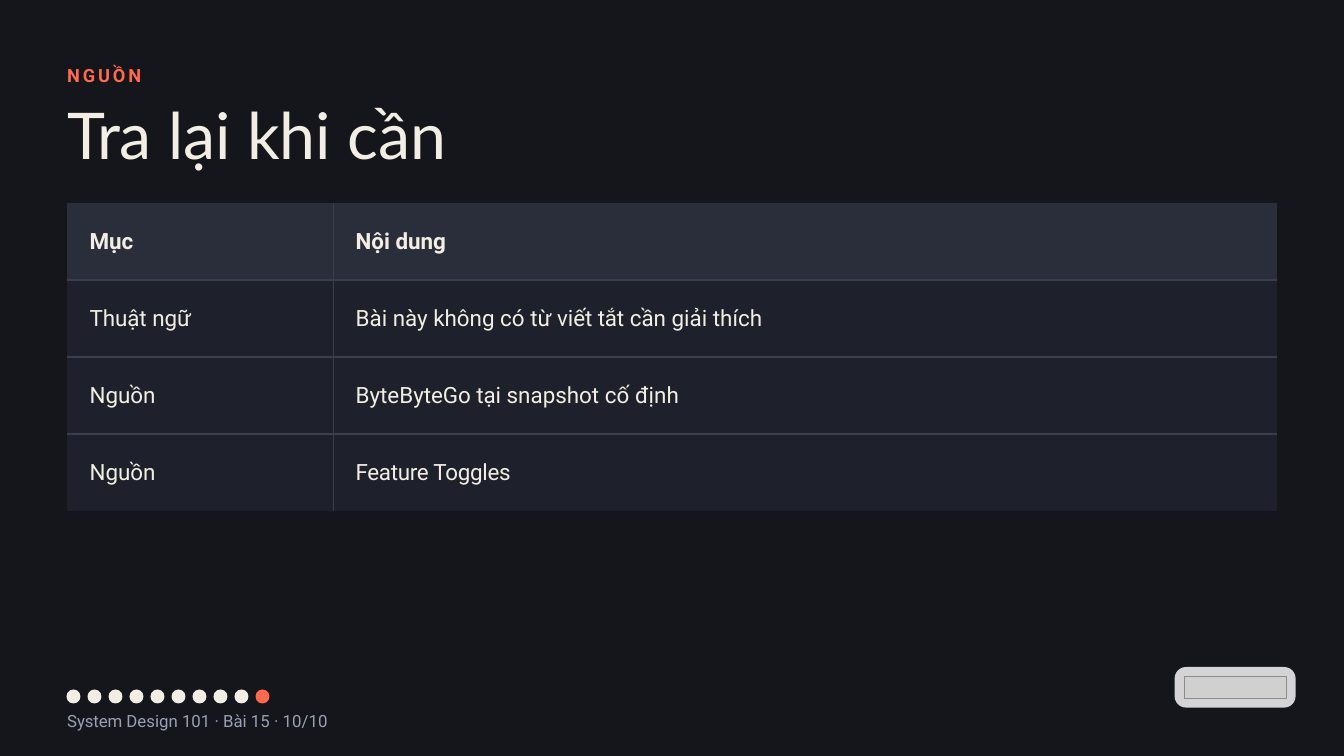
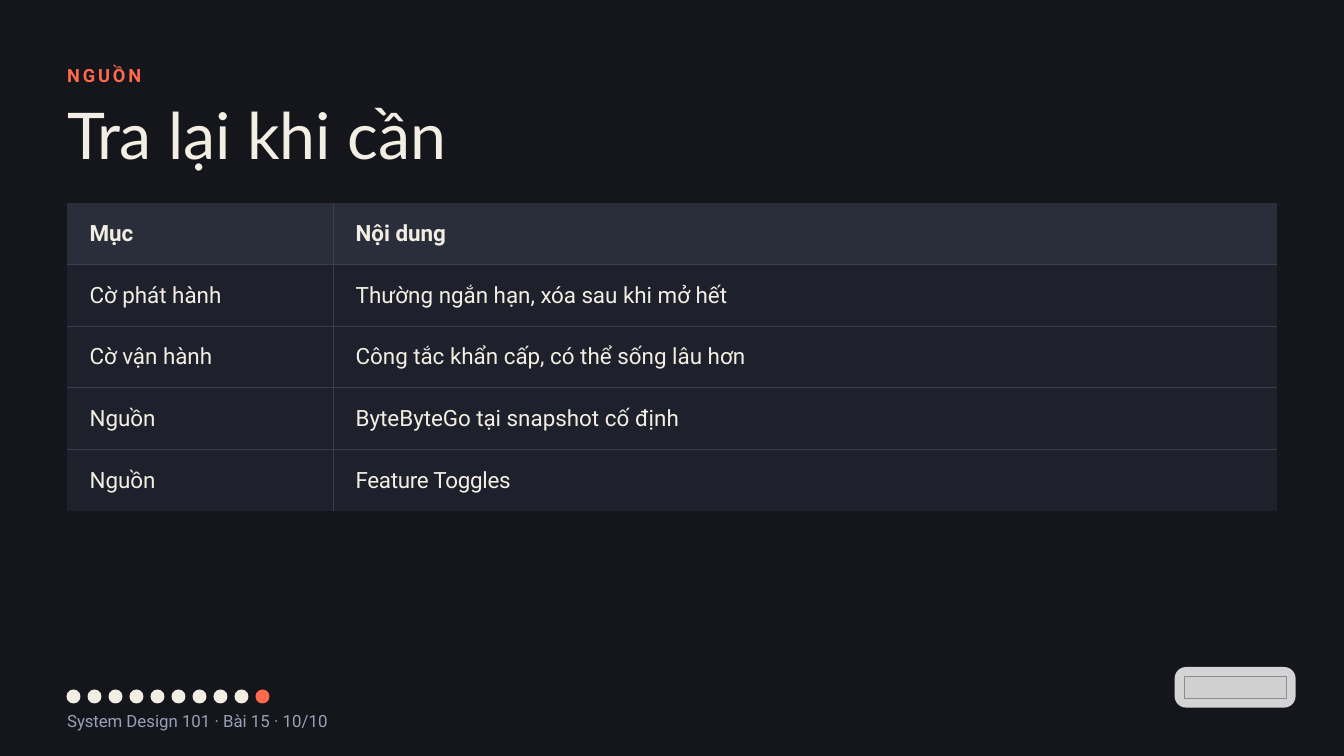
Before and after one commit to vohoailinh90/tool-marketing-studio, a slide deck: slide 10 of system-design-101/vi/lessons/sd-13-015/slides/sd-13-015.pptx. Drawn at 1344x756 pixels with LibreOffice and Linux fonts; fonts in the diff are those of the drawing; grey boxes stand for pictures. Boxes give left, top, right and bottom in pixels: in the first picture for what was removed or moved away, otherwise in the second. Text is boxed around its words. In the diff, an @@ line names an element or a change of style, - is before the commit and + after.

```diff
--- a/system-design-101/vi/lessons/sd-13-015/slides/sd-13-015.pptx
+++ b/system-design-101/vi/lessons/sd-13-015/slides/sd-13-015.pptx
@@ table at (x1=67, y1=203, x2=1277, y2=497) @@
-row 2: Thuật ngữ | Bài này không có từ viết tắt cần giải thích
+row 2: Cờ phát hành | Thường ngắn hạn, xóa sau khi mở hết
+row 3: Cờ vận hành | Công tắc khẩn cấp, có thể sống lâu hơn
```
Also in this commit, not shown: 4 other files.
